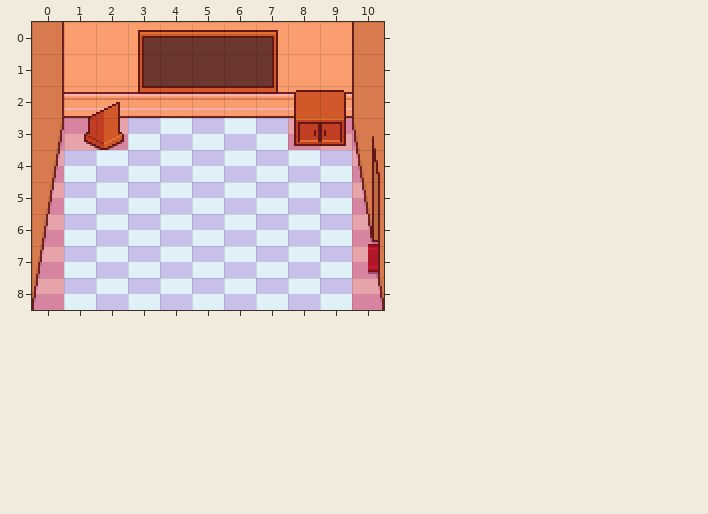
A Tiled map (JSON) gets an edit: maps/class2.json. That is the earlier state.
Cells are 16x16 px. Shown: x 0..10, y 0..8.
After:
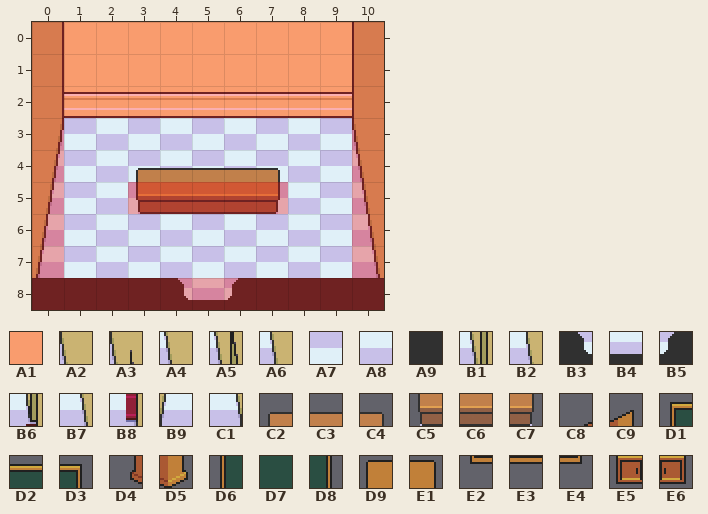
Key: from "collision": A1 0; from "layer0": A2 31, A3 47, A4 61, A5 77, A6 91, A7 92, A8 93, A9 94, B1 107, B2 121, B3 122, B4 123, B5 124, B6 137, B7 151, B8 167, B9 180, C1 197, C2 362, C3 363, C4 364, C5 392, C6 393, C7 394, C8 420, C9 421, D1 423, D2 424, D3 425, D4 450, D5 451, D6 453, D7 454, D8 455, D9 456, E1 457, E2 483, E3 484, E4 485, E5 486, E6 487.
__ is an empty cell.
Tiles of an added or newly shown layer are drawn over the layers below it.
See-through tiles are keyed as they look on the map.
Edits made:
Layer "layer0":
y 3: x 10 A3 -> A2
y 4: x 10 A5 -> A4
y 5: x 10 B1 -> A6
y 6: x 10 B6 -> B2
y 7: x 10 B8 -> B7
y 8: x 0..10 B9 A7 A8 A7 A8 A7 A8 A7 A8 A7 C1 -> A9 A9 A9 A9 B3 B4 B5 A9 A9 A9 A9
Layer "layer1":
y 0: x 3..7 D1 D2 D2 D2 D3 -> __ __ __ __ __
y 1: x 3..7 D6 D7 D7 D7 D8 -> __ __ __ __ __
y 2: x 1..9 C8 C9 E2 E3 E3 E3 E4 D9 E1 -> __ __ __ __ __ __ __ __ __
y 3: x 1..2 D4 D5 -> __ __; x 8..9 E5 E6 -> __ __
y 5: x 3..7 __ __ __ __ __ -> C5 C6 C6 C6 C7
Layer "layer2" (added):
y 4: x 3..7 __ __ __ __ __ -> C2 C3 C3 C3 C4
Layer "collision":
y 3: x 1..2 A1 A1 -> __ __; x 8..9 A1 A1 -> __ __
y 5: x 3..7 __ __ __ __ __ -> A1 A1 A1 A1 A1
y 8: x 1..9 __ __ __ __ __ __ __ __ __ -> A1 A1 A1 A1 A1 A1 A1 A1 A1
Changed places in both pictures, as pixel boxes (x1, y1, x2, y2):
changed: (32, 30, 384, 310)
